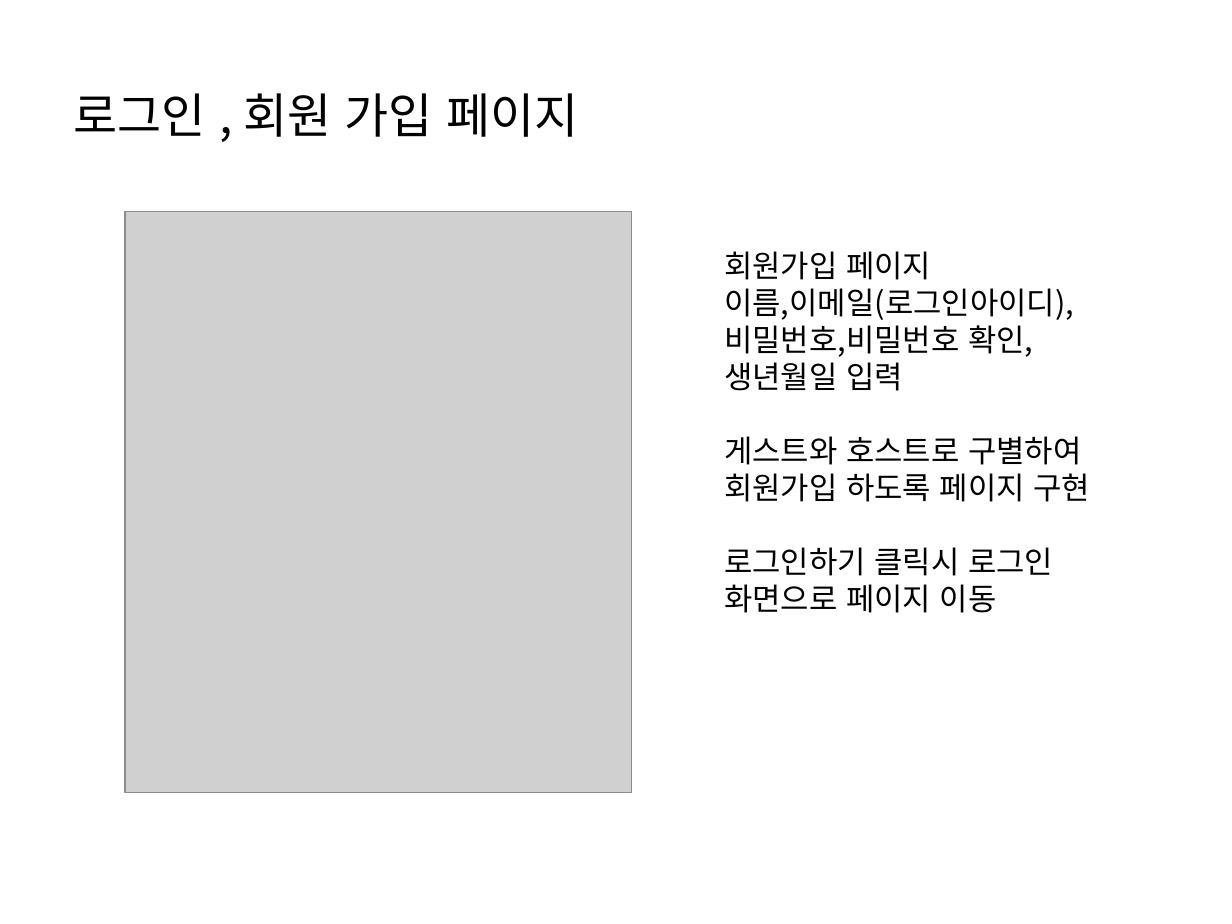
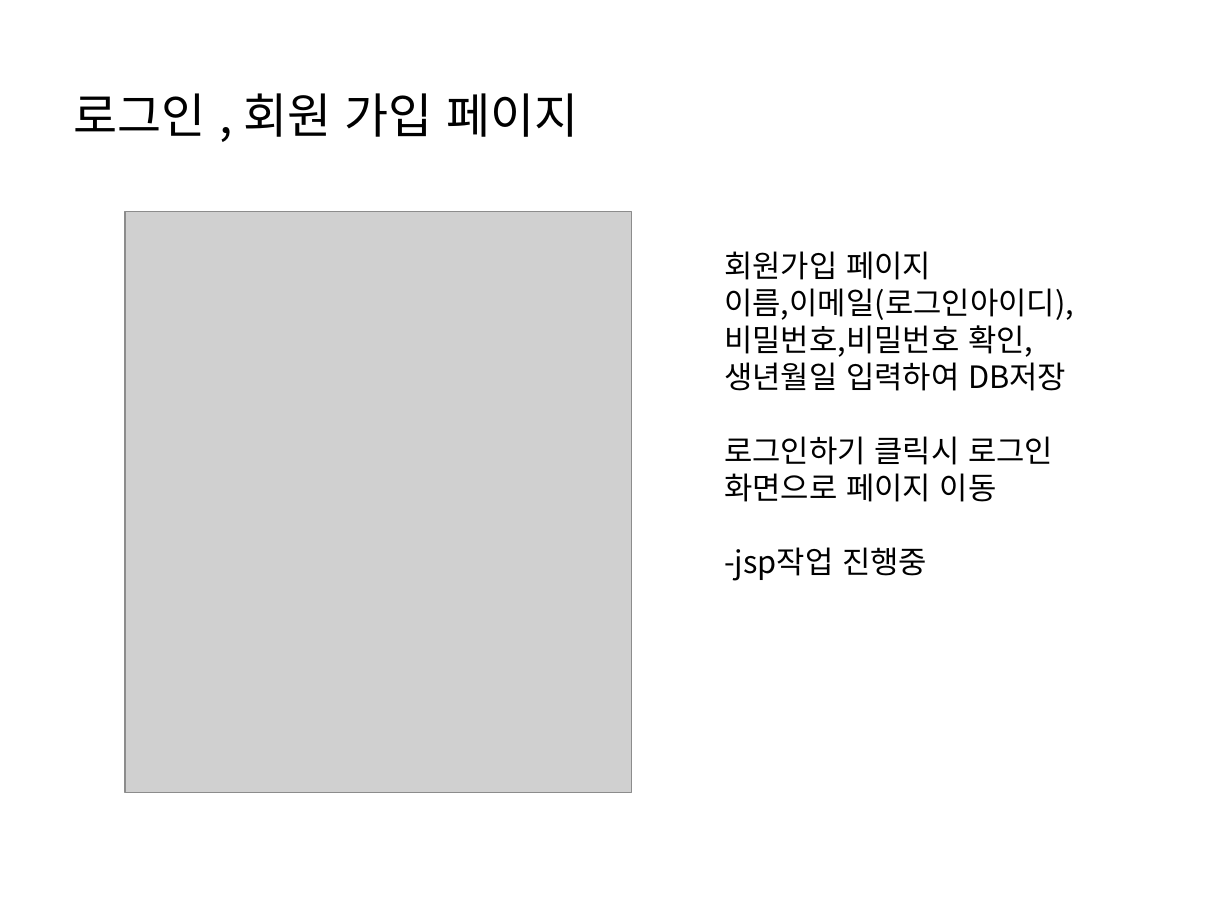
Before and after one commit to HyoJip/team2, a slide deck: slide 4 of ppt/포트폴리오.pptx. Drawn at 1232x924 pixels with LibreOffice and Linux fonts; fonts in the diff are those of the drawing; grey boxes stand for pictures. Boxes give left, top, right and bottom in pixels: in the first picture for what was removed or moved away, otherwise in the second. Text is boxed around its words. In the diff, an @@ line names an element or a change of style, - is before the commit and + after.

```diff
--- a/ppt/포트폴리오.pptx
+++ b/ppt/포트폴리오.pptx
@@ text at (724, 362, 1066, 391): text changed @@
-생년월일 입력
-게스트와 호스트로 구별하여
-회원가입 하도록 페이지 구현
+생년월일 입력하여 DB저장
@@ text at (724, 547, 927, 581): paragraph added @@
+-jsp작업 진행중
```
Also in this commit, not shown: 3 other slides changed.
